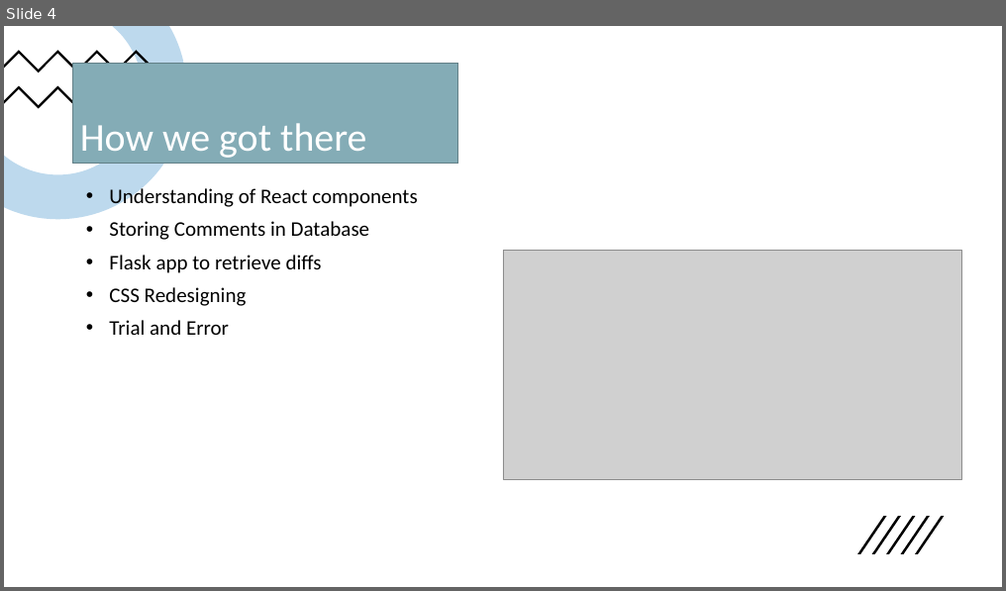
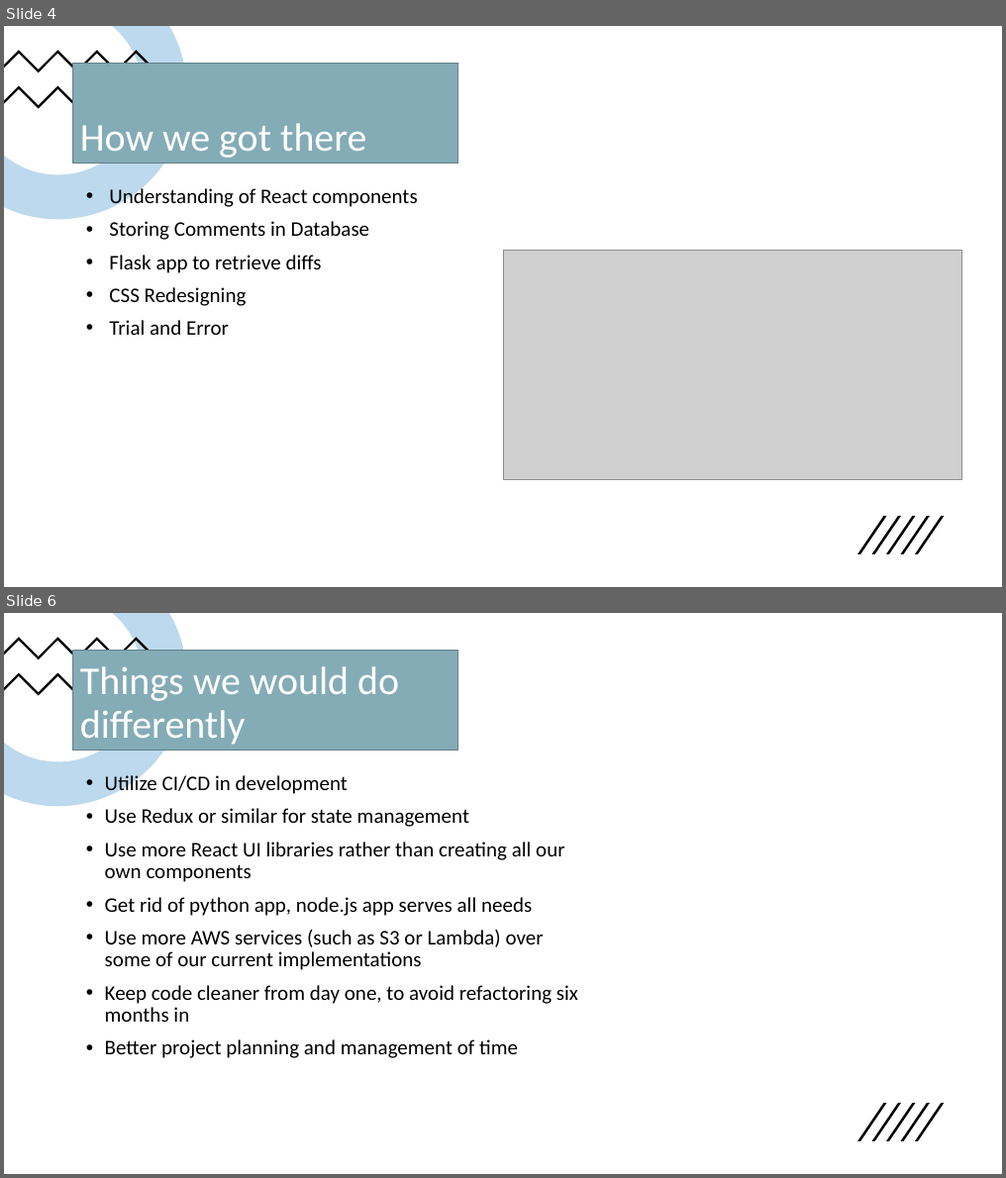
Before and after one commit to Yackul/work, a slide deck: docs/Spring/BC Code Review Final Presentation.pptx. Shown one above the other, each under a label of ours: slide 4 before the commit, slides 4 and 6 after it; the slides between them are not shown. The pictures are 1006x591 and 1006x1178 pixels, drawn with LibreOffice and Linux fonts; fonts in the diff are those of the drawing; grey boxes stand for pictures. Boxes give left, top, right and bottom in pixels: in the first picture for what was removed or moved away, otherwise in the second. Text is boxed around its words. In the diff, an @@ line names an element or a change of style, - is before the commit and + after.

```diff
--- a/docs/Spring/BC Code Review Final Presentation.pptx
+++ b/docs/Spring/BC Code Review Final Presentation.pptx
@@ slide 6 added at box(4, 613, 1002, 1174), background #000000 @@
@@ rectangle added at box(4, 613, 1002, 1174), fill #FFFFFF @@
@@ freeform shape added at box(4, 613, 187, 806), fill #FFFFFF @@
@@ freeform shape added at box(4, 613, 187, 806), fill #2683C6 at 30% opacity @@
@@ freeform shape added at box(4, 637, 156, 660), fill #000000 @@
@@ rectangle added at box(73, 650, 458, 750), fill #84ACB6, outline #627F87 1 pt, 38 pt, text #FFFFFF @@
+Things we would do differently
@@ freeform shape added at box(4, 672, 156, 695), fill #000000 @@
@@ text added at box(105, 773, 578, 1059), 20 pt, text #000000 @@
+• Utilize CI/CD in development
+• Use Redux or similar for state management
+• Use more React UI libraries rather than creating all our own components
+• Get rid of python app, node.js app serves all needs
+• Use more AWS services (such as S3 or Lambda) over some of our current implementations
+• Keep code cleaner from day one, to avoid refactoring six months in
+• Better project planning and management of time
@@ group added at box(857, 1103, 944, 1142): 5 freeform shapes @@
```
Also in this commit, not shown: 1 other slide added, 1 other file.
